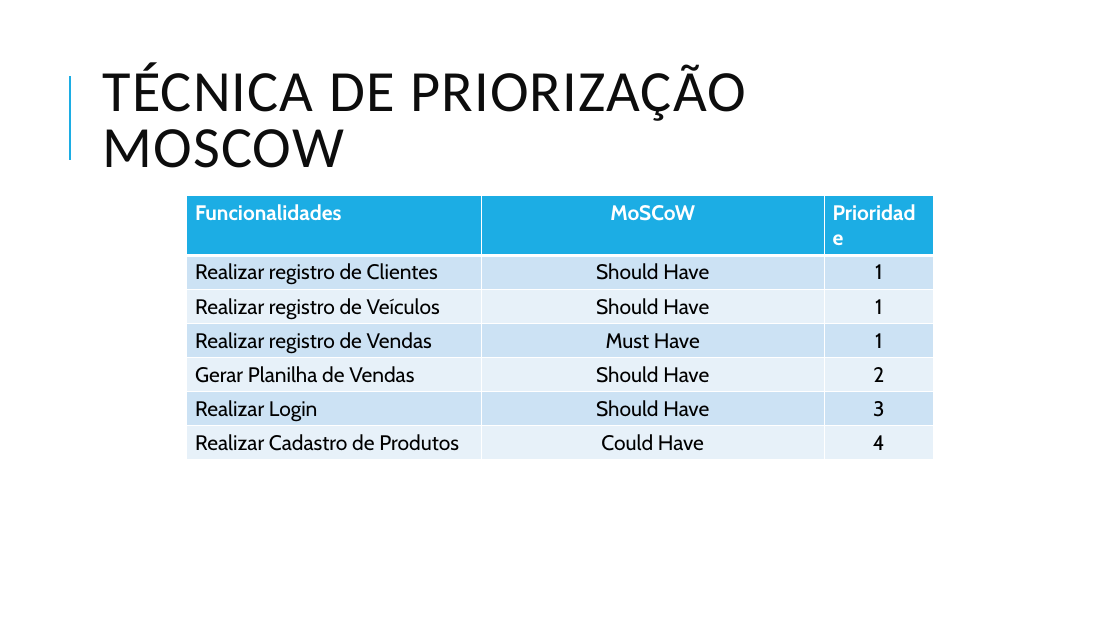
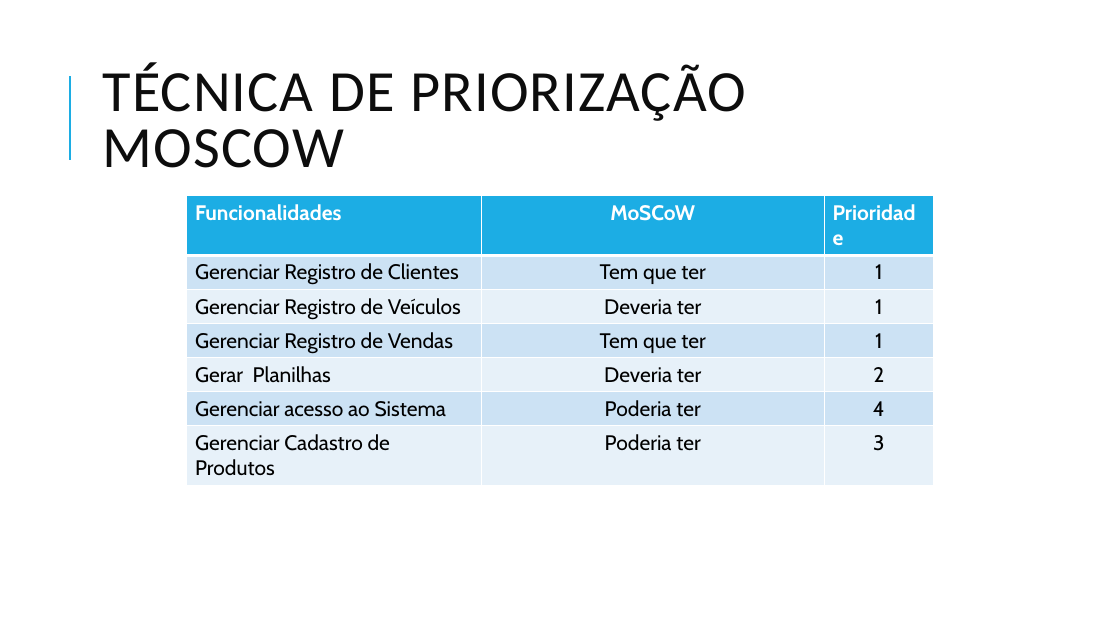
Before and after one commit to allancac/TCC_Desenvolvimento_Web_Full_Stack_2021, a slide deck: slide 15 of PBB – Product Baklog Building.pptx (slide 9 before the commit). Drawn at 1120x630 pixels with LibreOffice and Linux fonts; fonts in the diff are those of the drawing. Boxes give left, top, right and bottom in pixels: in the first picture for what was removed or moved away, otherwise in the second. Text is boxed around its words. In the diff, an @@ line names an element or a change of style, - is before the commit and + after.

```diff
--- a/PBB – Product Baklog Building.pptx
+++ b/PBB – Product Baklog Building.pptx
@@ table at <box>187,196,933,480</box> @@
-row 2, column 1: Realizar registro de Clientes
+row 2, column 1: Gerenciar Registro de Clientes
-row 2, column 2: Should Have
+row 2, column 2: Tem que ter
-row 3, column 1: Realizar registro de Veículos
+row 3, column 1: Gerenciar Registro de Veículos
-row 3, column 2: Should Have
+row 3, column 2: Deveria ter
-row 4, column 1: Realizar registro de Vendas
+row 4, column 1: Gerenciar Registro de Vendas
-row 4, column 2: Must Have
+row 4, column 2: Tem que ter
-row 5, column 1: Gerar Planilha de Vendas
+row 5, column 1: Gerar Planilhas
-row 5, column 2: Should Have
+row 5, column 2: Deveria ter
-row 6: Realizar Login | Should Have | 3
+row 6: Gerenciar acesso ao Sistema | Poderia ter | 4
-row 7: Realizar Cadastro de Produtos | Could Have | 4
+row 7: Gerenciar Cadastro de Produtos | Poderia ter | 3
```
Also in this commit, not shown: 7 other slides changed, 12 slides added, 5 slides removed, 5 other files.
